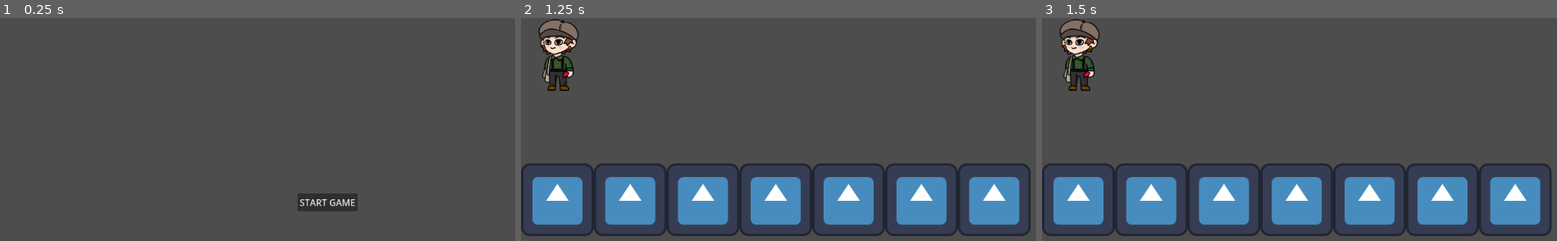
Above: before the commit, frames 1-3 (left to right).
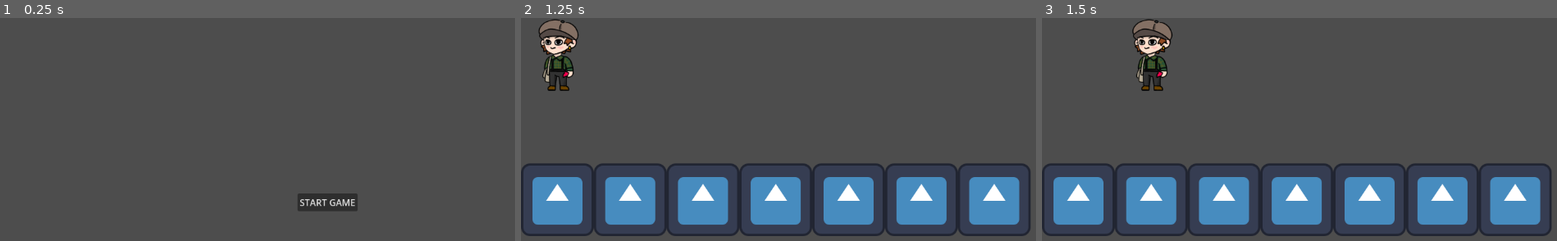
Above: after the commit, the same moments.

Repository: tmttm/2023NOVGAMEJAM
Game: Godot game, scene res://screen/start_scene.tscn
The game is run twice, just before and just after one commit, with the same random seed, the same clock (stepped at 60 frames per second) and the same inputs. The engine's default icon, where the game draws it, is replaced by a stand-in: a white triangle on a blue panel in a dark square.
Inputs:
- Up to frame 1 (0.25 s): no input
- Up to frame 2 (1.25 s): click "START GAME" at 0.5 s
- Up to frame 3 (1.5 s): tap Enter at 1.25 s; hold D (right) from 1.28 s (still down)

Frames 1-2 are identical in both runs. In frame 3, 3.1% of the frame differs, in the area x 3-26%, y 0-33%.
Error before the commit: Parse Error: Identifier "Constant" not declared in the current scope. (res://screen/main_scene.gd:6)

Commit message:
Add constant.gd to autoload

Diff:
--- a/src/police_officer/police_manager.gd
+++ b/src/police_officer/police_manager.gd
@@ -26,7 +26,7 @@
 
 func move_polices():
 	print(polices)
-	# TODO move polices
+	# TODO: move polices
 
 
 func _on_child_entered_tree(node:Node2D):
--- a/src/project.godot
+++ b/src/project.godot
@@ -14,6 +14,10 @@
 run/main_scene="res://screen/start_scene.tscn"
 config/features=PackedStringArray("4.1", "Forward Plus")
 config/icon="res://icon.svg"
+
+[autoload]
+
+Constant="*res://script/constant.gd"
 
 [input]
 
